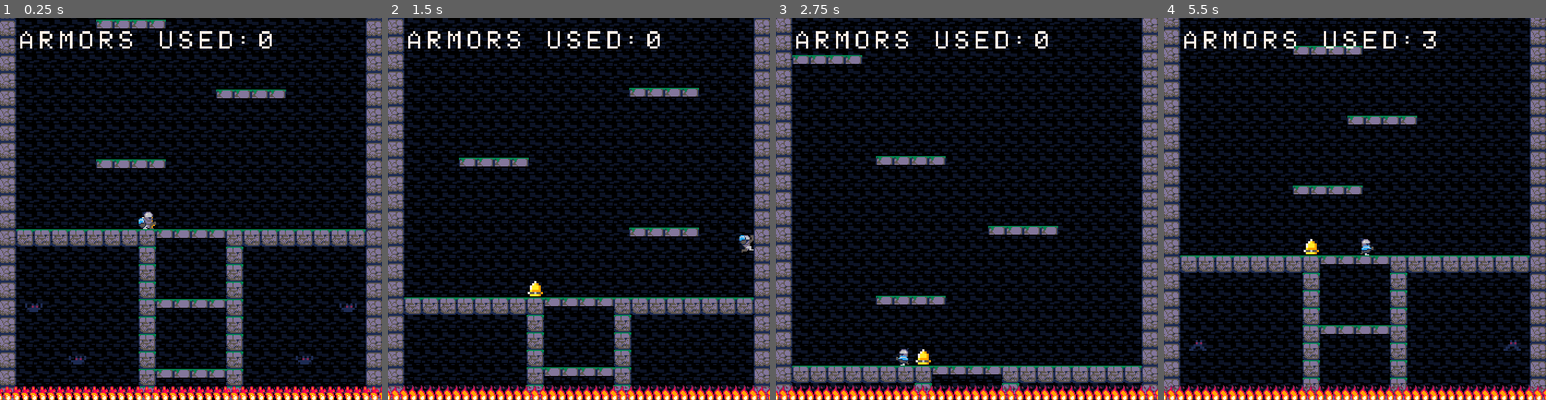
Above: before the commit, frames 1-4 (left to right).
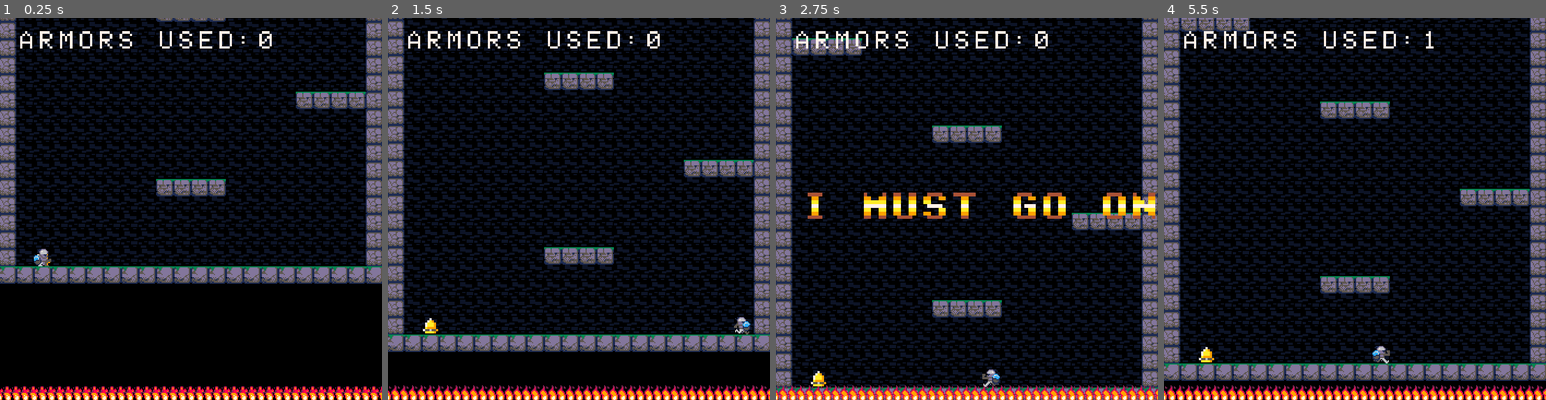
Above: after the commit, the same moments.

Repository: toadkarter/ToyBoxJam2023
Game: Godot game, scene res://Scenes/Game/Main/main.tscn
Two runs of this game, one before a commit and one after it. Both use one fixed random seed, a clock stepped at 60 frames per second and the inputs below.
Inputs:
- Up to frame 1 (0.25 s): no input
- Up to frame 2 (1.5 s): hold Right (move_right) from 0.53 s (still down); tap Space (jump) at 0.77 s
- Up to frame 3 (2.75 s): tap Space (jump) at 1.52 s; release Right (move_right) at 2.03 s; hold Left (move_left) from 2.03 s (still down)
- Up to frame 4 (5.5 s): release Left (move_left) at 2.78 s; hold Right (move_right) 2.78-4.28 s; tap Space (jump) at 3.02, 3.77, 4.52 s; hold Left (move_left) 4.28-5.03 s; hold Right (move_right) from 5.03 s (still down)

The runs differ from the first frame. In frame 1, 53% of the frame differs, in the area x 0-100%, y 0-100%; in frame 2, 52%; in frame 3, 56%; in frame 4, 56%.

Commit message:
Tweaking droppable block parameters

Diff:
--- a/Scenes/Blocks/Droppable/droppable_block.tscn
+++ b/Scenes/Blocks/Droppable/droppable_block.tscn
@@ -14,6 +14,7 @@
 gravity_scale = 0.0
 lock_rotation = true
 script = ExtResource("1_i470b")
+seconds_before_falling = 0.3
 
 [node name="Hitbox" type="Area2D" parent="."]
 
--- a/Scenes/level.tscn
+++ b/Scenes/level.tscn
@@ -188,7 +188,6 @@
 format = 2
 layer_0/tile_data = PackedInt32Array(1114116, 65536, 0, 1114117, 65536, 0, 1114118, 65536, 0, 1114119, 65536, 0, 111412 …(64927 unchanged characters)…
 script = ExtResource("2_7nbtq")
-debug_start_at_checkpoint_number = 3
 debug_stop_music = true
 player_scene = ExtResource("2_kb2gi")
 checkpoints = [NodePath("Checkpoint1"), NodePath("Checkpoint2"), NodePath("Checkpoint3"), NodePath("Checkpoint4")]
@@ -1354,7 +1353,7 @@
 [node name="RegularBlocks" type="Node2D" parent="[6] MovableWithBlocks"]
 
 [node name="regular_body2" parent="[6] MovableWithBlocks/RegularBlocks" instance=ExtResource("7_e0ir6")]
-position = Vector2(248, -168)
+position = Vector2(248, -280)
 
 [node name="MovableBlocks" type="Node2D" parent="[6] MovableWithBlocks"]
 
--- a/project.godot
+++ b/project.godot
@@ -19,7 +19,6 @@
 
 window/size/viewport_width=700
 window/size/viewport_height=700
-window/size/borderless=true
 window/stretch/scale=2.0
 
 [input]
